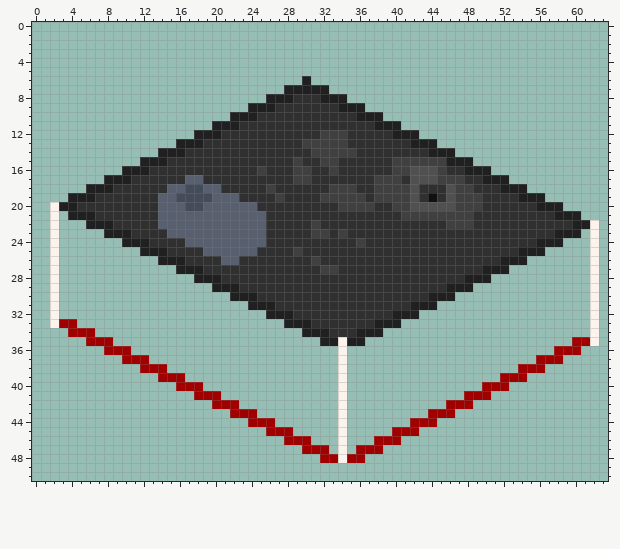
File history of a pixel-art sprite, industries/school/9.png. Above, as it was before the edit.
The file is 64x51 pixels.
Once edited:
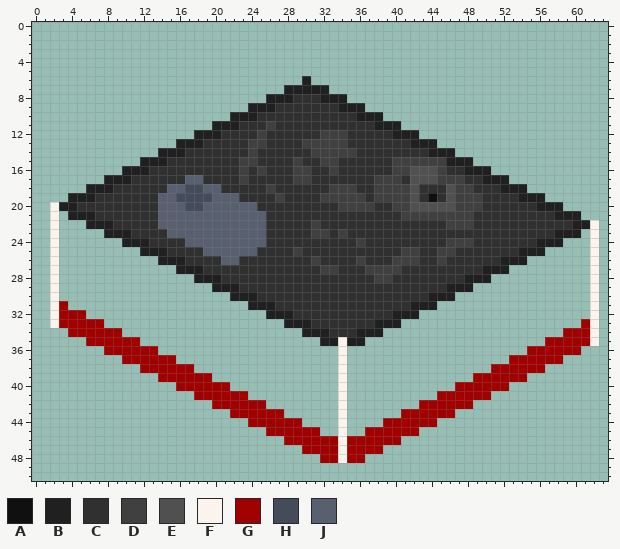
Palette (. is transparent): A #101010  B #202020  C #303030  D #404040  E #505050  F #fcf4ec  G #a00000  H #444c5c  J #586070
Commit: frame 2 Co-authored-by: TrueGRF <truegrf@truebrain.nl>
Change:
y 11: x 26 C -> D
y 12: x 25 C -> D
y 13: x 24..25 CC -> DD
y 14: x 24 C -> D
y 15: x 23..24 CC -> DD
y 16..17: x 23 C -> D
y 24: x 46..48 CCC -> DDD
y 25: x 41..42 CC -> DD; x 45..46 CC -> DD
y 26: x 36 C -> D; x 40..42 CCC -> DDD; x 45 C -> D
y 27: x 37..40 CCCC -> DDDD
y 28: x 38..39 CC -> DD
y 31: x 3 . -> G
y 32: x 3..5 ... -> GGG
y 33: x 5..7 ... -> GGG; x 61 . -> G
y 34: x 7..9 ... -> GGG; x 59..61 ... -> GGG
y 35: x 9..11 ... -> GGG; x 57..59 ... -> GGG
y 36: x 11..13 ... -> GGG; x 55..57 ... -> GGG
y 37: x 13..15 ... -> GGG; x 53..55 ... -> GGG
y 38: x 15..17 ... -> GGG; x 51..53 ... -> GGG
y 39: x 17..19 ... -> GGG; x 49..51 ... -> GGG
y 40: x 19..21 ... -> GGG; x 47..49 ... -> GGG
y 41: x 21..23 ... -> GGG; x 45..47 ... -> GGG
y 42: x 23..25 ... -> GGG; x 43..45 ... -> GGG
y 43: x 25..27 ... -> GGG; x 41..43 ... -> GGG
y 44: x 27..29 ... -> GGG; x 39..41 ... -> GGG
y 45: x 29..31 ... -> GGG; x 37..39 ... -> GGG
y 46: x 31..33 ... -> GGG; x 35..37 ... -> GGG
y 47: x 33 . -> G; x 35 . -> G
